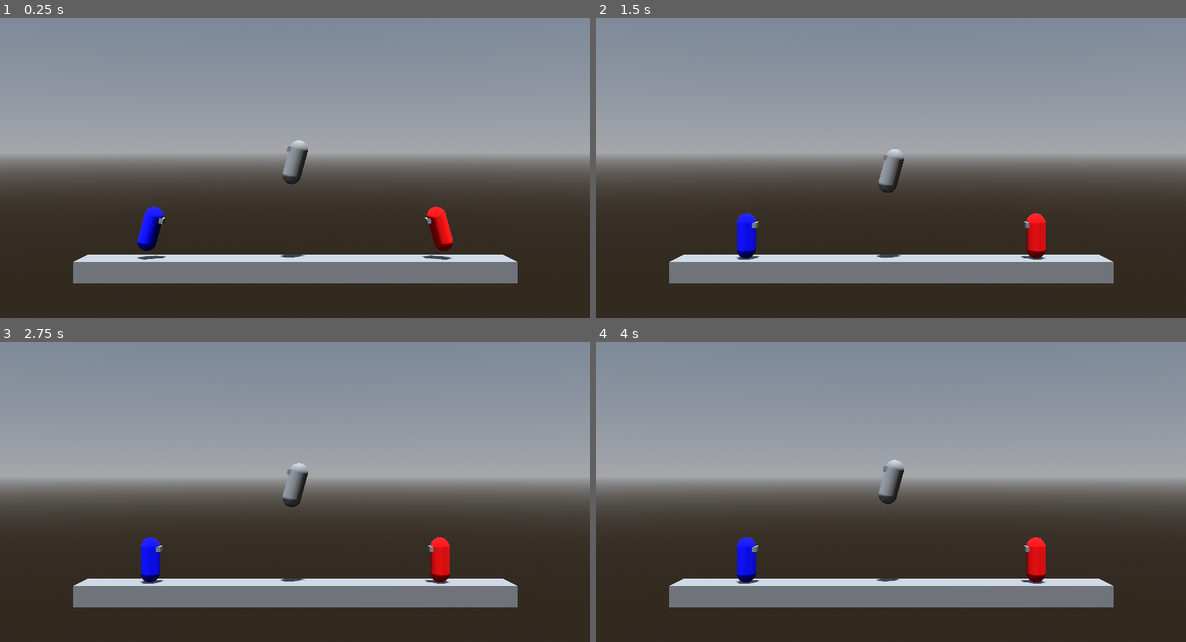
Above: before the commit, frames 1-4 (two rows, left to right).
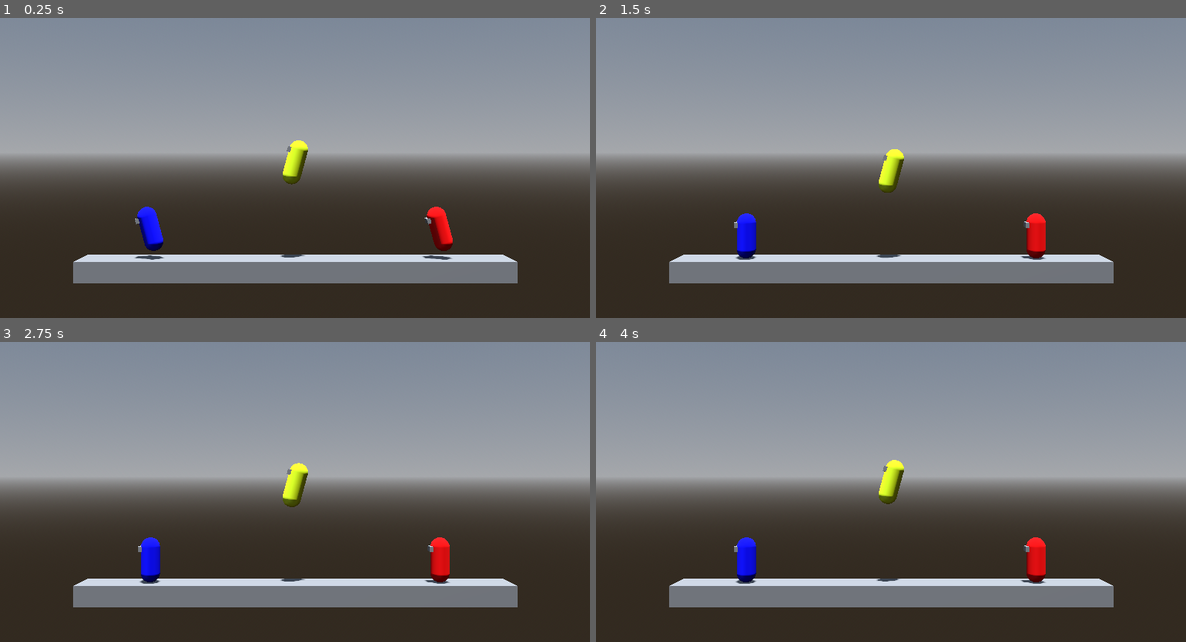
Above: after the commit, the same moments.

Repository: CocoMarck/SuperSmashTux
Game: Godot game, scene res://scenes/main.tscn
Same seed, same stepped clock (60 frames per second), same inputs: the game is played once before the commit and once after it.
Inputs:
- Up to frame 1 (0.25 s): no input
- Up to frame 2 (1.5 s): no input
- Up to frame 3 (2.75 s): no input
- Up to frame 4 (4 s): no input

The runs differ from the first frame. In frame 1, 0.9% of the frame differs, in the area x 22-53%, y 40-81%; in frame 2, 0.5%; in frame 3, 0.5%; in frame 4, 0.5%.

Commit message:
Fight movements. Attacks. Todavia no jalan es solo visual y se definio cuanto duran y si son ataques que mueven al personaje o no.

Diff:
--- a/project.godot
+++ b/project.godot
@@ -85,3 +85,13 @@
 , Object(InputEventJoypadButton,"resource_local_to_scene":false,"resource_name":"","device":1,"button_index":3,"pressure":0.0,"pressed":false,"script":null)
 ]
 }
+player1_attack={
+"deadzone": 0.2,
+"events": [Object(InputEventKey,"resource_local_to_scene":false,"resource_name":"","device":-1,"window_id":0,"alt_pressed":false,"shift_pressed":false,"ctrl_pressed":false,"meta_pressed":false,"pressed":false,"keycode":0,"physical_keycode":75,"key_label":0,"unicode":107,"location":0,"echo":false,"script":null)
+]
+}
+player2_attack={
+"deadzone": 0.2,
+"events": [Object(InputEventKey,"resource_local_to_scene":false,"resource_name":"","device":-1,"window_id":0,"alt_pressed":false,"shift_pressed":false,"ctrl_pressed":false,"meta_pressed":false,"pressed":false,"keycode":0,"physical_keycode":71,"key_label":0,"unicode":103,"location":0,"echo":false,"script":null)
+]
+}
--- a/scenes/main.tscn
+++ b/scenes/main.tscn
@@ -14,6 +14,9 @@
 
 [sub_resource type="BoxMesh" id="BoxMesh_o7g8m"]
 size = Vector3(41.5372, 2, 4)
+
+[sub_resource type="StandardMaterial3D" id="StandardMaterial3D_o6xl0"]
+albedo_color = Color(0.89411765, 1, 0.13725491, 1)
 
 [node name="Main" type="Node" unique_id=1966553712]
 
@@ -54,6 +57,7 @@
 transform = Transform3D(3, 0, 0, 0, 3, 0, 0, 0, 3, 14, 5, 0)
 script = ExtResource("3_jyhfs")
 actions = {
+"attack": "player1_attack",
 "jump": "player1_jump",
 "move_down": "player1_move_down",
 "move_left": "player1_move_left",
@@ -66,15 +70,16 @@
 transform = Transform3D(3, 0, 0, 0, 3, 0, 0, 0, 3, -14, 5, 0)
 script = ExtResource("3_jyhfs")
 actions = {
+"attack": "player2_attack",
 "jump": "player2_jump",
 "move_down": "player2_move_down",
 "move_left": "player2_move_left",
 "move_right": "player2_move_right",
 "move_up": "player2_move_up"
 }
-init_looking_at_right = true
 material = ExtResource("5_tbgi4")
 
 [node name="NPCFake" parent="." unique_id=475649309 instance=ExtResource("2_sugp2")]
 transform = Transform3D(3, 0, 0, 0, 3, 0, 0, 0, 3, 0, 5, 0)
 script = ExtResource("6_tefeu")
+material = SubResource("StandardMaterial3D_o6xl0")
--- a/scripts/character.gd
+++ b/scripts/character.gd
@@ -21,12 +21,66 @@
 var _move_up: bool = false
 var _move_down: bool = false
 var _jump: bool = false
+var _attack: bool = false
+var _power_attack: bool = false
 
 # Propiedades privadas | Velocidad y salto
+var _direction = Vector3(0.0, 0.0, 0.0)
 var _target_velocity = Vector3.ZERO
 var _jump_count = 0
 var _was_jumping = false
 var _air_count = 0
+var _fall_acceleration_multiplier = 1
+
+# Clase interna, para movimientos de pelea
+class FightMove extends RefCounted:
+	var name: StringName
+	var duration: float
+	var damage: int
+	var stop_horizontal_move: bool
+	var stop_vertical_move: bool
+	var speed: Vector3
+	var air_attack : bool
+
+	func _init(
+		p_name: StringName, p_duration: float, p_damage: int,
+		p_stop_horizontal_move: bool, p_stop_vertical_move: bool, p_speed: Vector3, p_air_attack
+	):
+		name = p_name
+		duration = p_duration
+		damage = p_damage
+		stop_horizontal_move = p_stop_horizontal_move
+		stop_vertical_move = p_stop_vertical_move
+		speed = p_speed
+		air_attack = p_air_attack
+
+# Clase interna de atackes disponibles
+class Attacks extends RefCounted:
+	# name, duration, damage, stop x move, stop y move, speed 3d, air_attack
+	var neutral := FightMove.new(
+		"neutral", 0.1, 5, true, false, Vector3(0,0,0), false
+	)
+	var dash := FightMove.new(
+		"dash", 0.3, 10, true, false, Vector3(20,0,0), false
+	)
+	var crouch := FightMove.new(
+		"crouch", 0.2, 5, true, false, Vector3(0,0,0), false
+	)
+
+	var neutral_air := FightMove.new(
+		"neutral_air", 0.4, 5, false, false, Vector3(0,0,0), true
+	)
+	var air_move := FightMove.new(
+		"air_move", 0.3, 10, false, false, Vector3(0,0,0), true
+	)
+	var air_down := FightMove.new(
+		"air_down", 0.3, 10, false, false, Vector3(0,0,0), true
+	)
+
+# Propiedades privadas ataques
+var _attack_count = 0
+var _current_attack = null
+var _attacks = Attacks.new()
 
 # Funciones
 func _get_initial_facing() -> Vector3:
@@ -75,7 +129,7 @@
 	'''
 	pass
 
-func _vertical_force(delta: float) -> Dictionary:
+func _vertical_force(delta: float, multiplier: float = 1) -> Dictionary:
 	'''
 	Fuerza vertical. Imitación de gravidad. Estilo 2d.
 	'''
@@ -86,7 +140,7 @@
 		_air_count = 0
 	else:
 		# Acumular fuerza vertical, y contar tiempo en el aire.
-		_target_velocity.y -= fall_acceleration * delta
+		_target_velocity.y -= (fall_acceleration * multiplier) * delta
 		_air_count += 1
 	return {
 		"air_count": _air_count,
@@ -98,22 +152,45 @@
 func _move(delta: float, vertical_force_signals: Dictionary) -> Dictionary:
 	'''
 	Movimientos.
+	Si esta atacando, ya no se puede saltar ni mover. El ataque sobreescribe ello.
 	Retorna señales de movimientos.
 	'''
+	# No mover si esta atacando en piso.
+	var attacking = _current_attack != null
+	var horizontal_move := true
+	if (attacking):
+		horizontal_move = _current_attack.stop_horizontal_move == false
+
 	# Variables necesarias
 	var on_floor = vertical_force_signals["on_floor"]
-	var direction := _get_move_direction()
-	var is_jumping := _jump or _move_up
+	var is_jumping := (_jump or _move_up)
 	var jump_pressed := is_jumping and not _was_jumping
 	_was_jumping = is_jumping
+
+	if horizontal_move:
+		_direction = _get_move_direction()
+
+	# Gravedad desender mas rapido
+	if not on_floor:
+		if _move_down:
+			_fall_acceleration_multiplier = 2
+		if is_jumping:
+			_fall_acceleration_multiplier = 1
+	else:
+		_fall_acceleration_multiplier = 1
 
 	# Gravedad | Fuerza vertical.
 	# Contadores a cero, para que no se acumule fuerza vertcal.
 	if on_floor:
 		_jump_count = 0
 
+		# Si esta atacando en el aire, y cai al piso, hacer nulo el ataque.
+		if attacking:
+			if _current_attack.air_attack:
+				_current_attack = null
+
 	# Velocidad horizontal
-	_target_velocity.x = direction.x * speed
+	_target_velocity.x = _direction.x * speed
 
 	# Salto | Aplicar salto normal o doble segun el caso.
 	if jump_pressed and _jump_count < MAX_JUMPS:
@@ -124,7 +201,7 @@
 			_jump_count += 1
 
 	return {
-		"direction": direction,
+		"direction": _direction,
 		"target_velocity": _target_velocity,
 		"on_floor": on_floor,
 	}
@@ -137,42 +214,121 @@
 	var direction = signals["direction"]
 	var tv = signals["target_velocity"]
 
+	# Normal move
 	var moving = direction.x != 0.0
 	var jumping = tv.y > 0
 	var falling = not jumping and not on_floor
-	var neutral = on_floor and not moving
+
+	# On floor fight
+	var neutral = (on_floor and not moving) and (not _move_up and not _move_down)
 	var running = on_floor and moving
-	var neutral_air = not on_floor and not moving
+	var neutral_crouch = (on_floor and not moving) and _move_down
+
+	# On air fight
+	var neutral_air = (not on_floor and not moving) and (not _move_up and not _move_down)
 	var air_move = not on_floor and moving
+	var air_down = not on_floor and _move_down
 
 	return {
+		# Normal move
 		"moving": moving,
 		"jumping": jumping,
 		"falling": falling,
+
+		# On floor fight
 		"neutral": neutral,
 		"running": running,
-		"nuetral_air": neutral_air,
-		"air_move": air_move
+		"neutral_crouch": neutral_crouch,
+
+		# On air fight
+		"neutral_air": neutral_air,
+		"air_move": air_move,
+		"air_down": air_down,
 	}
 
+func _fight(delta: float, states: Dictionary):
+	'''
+	Este evento sobrepaza el move.
+	Si es necesario deja inoovil al player (para terminar ataque correctamente). Tambien sobrescribe estados.
+	Se puede hacer modificando `_target_velocity.x` a cero. Y states a false o true segun el caso.
+	'''
+	if _attack and _current_attack == null:
+		# On floor attack
+		var init_attack = true
+		if states["neutral"]:
+			_current_attack = _attacks.neutral
+		elif states["running"]:
+			_current_attack = _attacks.dash
+		elif states["neutral_crouch"]:
+			_current_attack = _attacks.crouch
+
+		# On air attack
+		elif states["neutral_air"]:
+			_current_attack = _attacks.neutral_air
+		elif states["air_down"]:
+			_current_attack = _attacks.air_down
+		elif states["air_move"]:
+			_current_attack = _attacks.air_move
+		else:
+			init_attack = false
+
+		if init_attack:
+			_attack_count = 0
+
+	# Hacer ataque, esperando lo que dure, y haciendo que no se mueva el player si es necesario.
+	if _current_attack != null:
+		print(_current_attack.name)
+
+		# Movimiento a al tacar atacar
+		if _current_attack.stop_horizontal_move:
+			states["running"] = false
+			_target_velocity.x = _current_attack.speed.x * _direction.x
+		if _current_attack.stop_vertical_move:
+			_target_velocity.y = _current_attack.speed.y * _direction.y
+
+		if _attack_count >= _current_attack.duration:
+			_current_attack = null
+		else:
+			_attack_count += delta
+
 func _anim(delta: float, states: Dictionary, direction: Vector3) -> void:
 	'''
-	Animaciones
-	'''
-	# Animacion | Movimiento en el piso
-	if states["neutral"]:
-		$Pivot/Mesh.rotation.x = 0
-	if states["running"]:
-		if not $AnimationPlayer.is_playing():
-			$AnimationPlayer.play("run")
+	Animaciones.
+	Si son de movimeinto pos chido, pero si son de atacke sobrepesar las de movimiento.
+	'''
+	# Movimientos de pelea
+	if _current_attack != null:
+		$AnimationPlayer.stop()
+		if _current_attack.name == "neutral":
+			$Pivot/Mesh.rotation_degrees.x = -20
+		elif _current_attack.name == "dash":
+			$Pivot/Mesh.rotation_degrees.x = 60
+			$Pivot/Mesh.position.y = -0.3
+		elif _current_attack.name == "crouch":
+			$Pivot/Mesh.rotation_degrees.x = 85
+			$Pivot/Mesh.position.y = -0.5
+		elif _current_attack.name == "neutral_air":
+			$Pivot/Mesh.rotation_degrees.x = 45
+		elif _current_attack.name == "air_move":
+			$Pivot/Mesh.rotation_degrees.x = 90
+		elif _current_attack.name == "air_down":
+			$Pivot/Mesh.rotation_degrees.x = 0
+
 	else:
-		$AnimationPlayer.stop()
-
-	# Animacion | Salto
-	if states["jumping"]:
-		$Pivot/Mesh.rotation.x = -50
-	elif states["falling"]:
-		$Pivot/Mesh.rotation.x = 50
+		# Animacion | Movimiento en el piso
+		if states["neutral"]:
+			$Pivot/Mesh.rotation.x = 0
+		if states["running"]:
+			if not $AnimationPlayer.is_playing():
+				$AnimationPlayer.play("run")
+		else:
+			$AnimationPlayer.stop()
+
+		# Animacion | Salto
+		if states["jumping"]:
+			$Pivot/Mesh.rotation.x = -50
+		elif states["falling"]:
+			$Pivot/Mesh.rotation.x = 50
 
 	# Animación | Mover direccion visual del player.
 	if states["moving"]:
@@ -183,9 +339,10 @@
 	Funcion de procesamiento de fisicas.
 	'''
 	_collect_input()
-	var gravity_signals = _vertical_force(delta)
+	var gravity_signals = _vertical_force(delta, _fall_acceleration_multiplier)
 	var move_signals = _move(delta, gravity_signals)
 	var move_states = _get_move_states(move_signals)
+	_fight(delta, move_states)
 	_anim(delta, move_states, move_signals["direction"])
 
 	# Procesar todo
--- a/scripts/player.gd
+++ b/scripts/player.gd
@@ -8,7 +8,8 @@
 	"move_right": "",
 	"move_up": "",
 	"move_down": "",
-	"jump": ""
+	"jump": "",
+	"attack": ""
 }
 
 func _collect_input() -> void:
@@ -24,3 +25,4 @@
 	_move_up = Input.is_action_pressed(actions["move_up"])
 	_move_down = Input.is_action_pressed(actions["move_down"])
 	_jump = Input.is_action_pressed(actions["jump"])
+	_attack = Input.is_action_pressed(actions["attack"])
